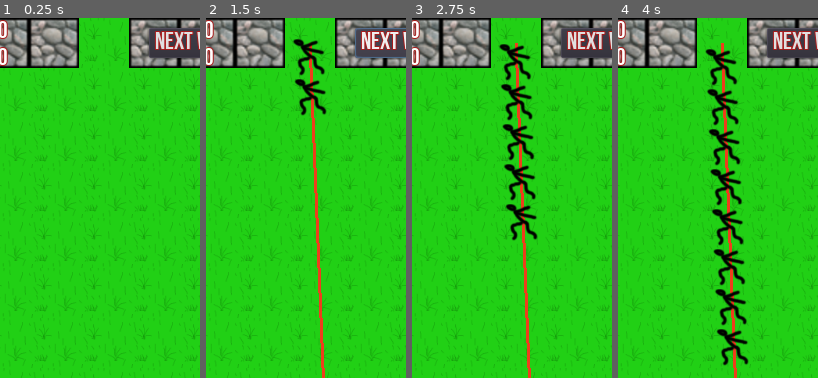
Above: before the commit, frames 1-4 (left to right).
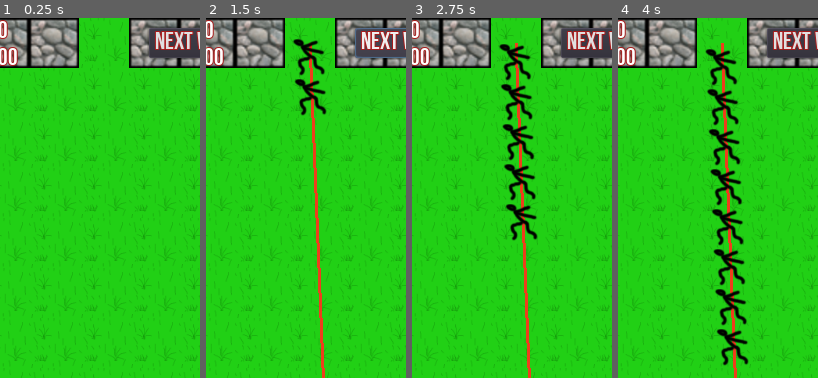
Above: after the commit, the same moments.

Repository: thewillwillhelp/godot-td
Game: Godot game, scene res://scenes/MainScene.tscn
Two runs of this game, one before a commit and one after it. Both use one fixed random seed, a clock stepped at 60 frames per second and the inputs below.
Inputs:
- Up to frame 1 (0.25 s): no input
- Up to frame 2 (1.5 s): click "Next wave" at 0.5 s; click "Next wave" at 1.25 s
- Up to frame 3 (2.75 s): click "Build" at 2 s
- Up to frame 4 (4 s): click "5G" at 2.75 s; click "10G" at 3.5 s
The pictures show only the part of the screen within x 18-68%, y 0-50%; the shares and areas given below are measured in that part.

The runs differ from the first frame. In frame 1, 0.2% of the frame differs, in the area x 4-9%, y 8-14%; in frame 2, 0.2%; in frame 3, 0.2%; in frame 4, 0.2%.

Commit message:
fix/ remove tower when it is changed by another construction

Diff:
--- a/scenes/BattleFieldScene.gd
+++ b/scenes/BattleFieldScene.gd
@@ -13,7 +13,7 @@
 var current_wave_counter: int = 0
 
 var score: int = 0
-var gold: int = 10
+var gold: int = 100
 # var wood: int = 0
 # var steel: int = 0
 
@@ -22,7 +22,6 @@
     main_tile_map = $BattleField/Navigation2D/MainTileMap
     background_tile_map = $BattleField/Navigation2D/BackgroundTileMap
     update_score_label()
-    pass # Replace with function body.
 
 # Called every frame. 'delta' is the elapsed time since the previous frame.
 #func _process(delta):
@@ -43,6 +42,8 @@
     var unwalkable_grass_tile = background_tile_map.get_tileset().find_tile_by_name("grass_non_walkable")
     background_tile_map.set_cellv(cell_position, unwalkable_grass_tile)
 
+    remove_hidden_structures(cell_position)
+
 func add_stone_wall(position):
     if gold < 5:
         return
@@ -55,20 +56,36 @@
         return
 
     add_construction(position, "ballista-tower")
+
     var tower = tower_scene.instance()
     tower.position = position
     $BattleField.add_child(tower)
     tower.battle_field = $BattleField
+    var position_in_tilemap = main_tile_map.world_to_map(position)
+    field_structures.push_back({ 'tower': tower, 'position': position_in_tilemap })
 
     gold -= 10
     update_score_label()
+
+func remove_hidden_structures(position: Vector2):
+    var index_of_hidden_structer_by_position: int
+    var should_remove_hidden_structure: bool = false
+
+    for index in field_structures.size():
+        if position.distance_squared_to(field_structures[index].position) == 0:
+            index_of_hidden_structer_by_position = index
+            should_remove_hidden_structure = true
+            break
+
+    if should_remove_hidden_structure:
+        $BattleField.remove_child(field_structures[index_of_hidden_structer_by_position].tower)
+        field_structures.remove(index_of_hidden_structer_by_position)
 
 
 func find_path(target_position, entity):
     var mob = entity
     var path = $BattleField/Navigation2D.get_simple_path(mob.position, target_position, true)
     $BattleField/Line2D.points = path
-    # print_debug(path)
     mob.escape_path = path
 
 func _on_mob_create_timer_timeout():
@@ -77,7 +94,6 @@
     else:
         current_wave_counter -= 1
         create_entity()
-    pass # Replace with function body.
 
 
 # remove mobs when they reach the exit
@@ -87,7 +103,6 @@
     update_score_label()
 
 func on_kill_mob():
-    # print_debug("Mob was killed")
     gold += rand_range(1, 10)
     score += 1
     update_score_label()
@@ -98,7 +113,6 @@
     next_mob.position = main_tile_map.map_to_world(start_position) + main_tile_map.cell_size / 2
 
     var target_position = main_tile_map.map_to_world(end_position) + main_tile_map.cell_size
-    # print_debug(target_position)
     next_mob.connect("was_killed", self, "on_kill_mob")
     find_path(target_position, next_mob)
 
@@ -109,19 +123,15 @@
 func _on_BuildingMenu_tower_selected():
     print_debug("tower selected")
     target_building = "tower"
-    pass # Replace with function body.
 
 
 func _on_BuildingMenu_wall_selected():
     print_debug("wall selected")
     target_building = "wall"
-    pass # Replace with function body.
 
 
 func _on_BuildingMenu_close_menu():
     $BuildingMenu.hide()
-    pass # Replace with function body.
-
 
 func _on_BuildingMenuButton_pressed():
     if not $BuildingMenu.visible:
@@ -137,7 +147,6 @@
 
     current_wave_counter = randi() % 20
     $mob_create_timer.start()
-    pass # Replace with function body.
 
 
 func _on_BattleField_gui_input(event):
